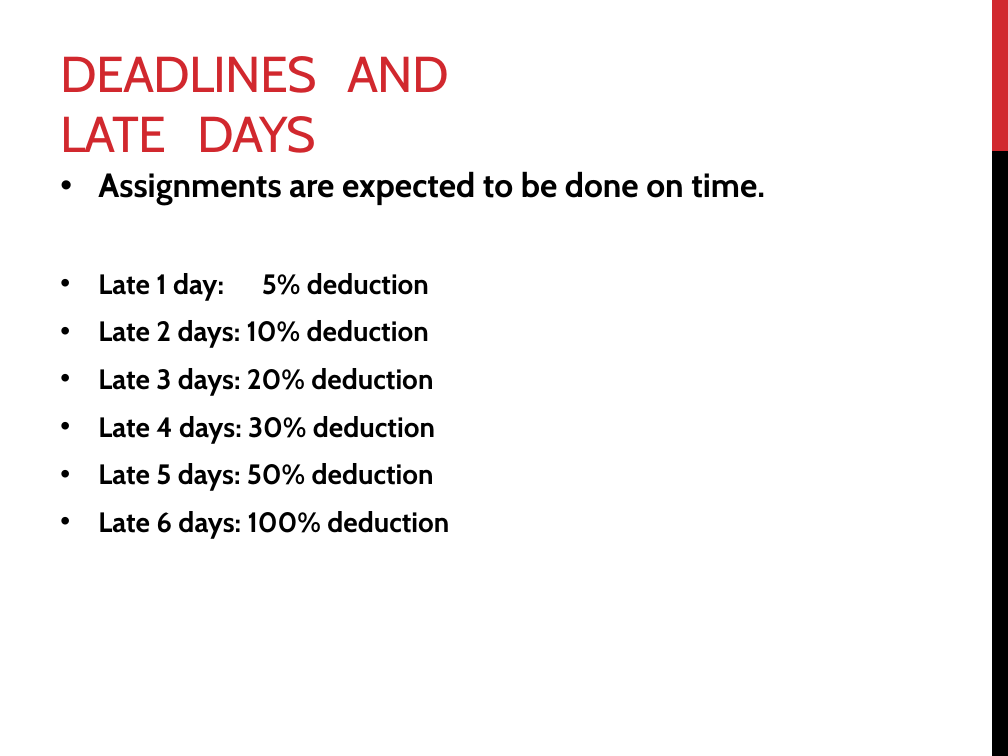
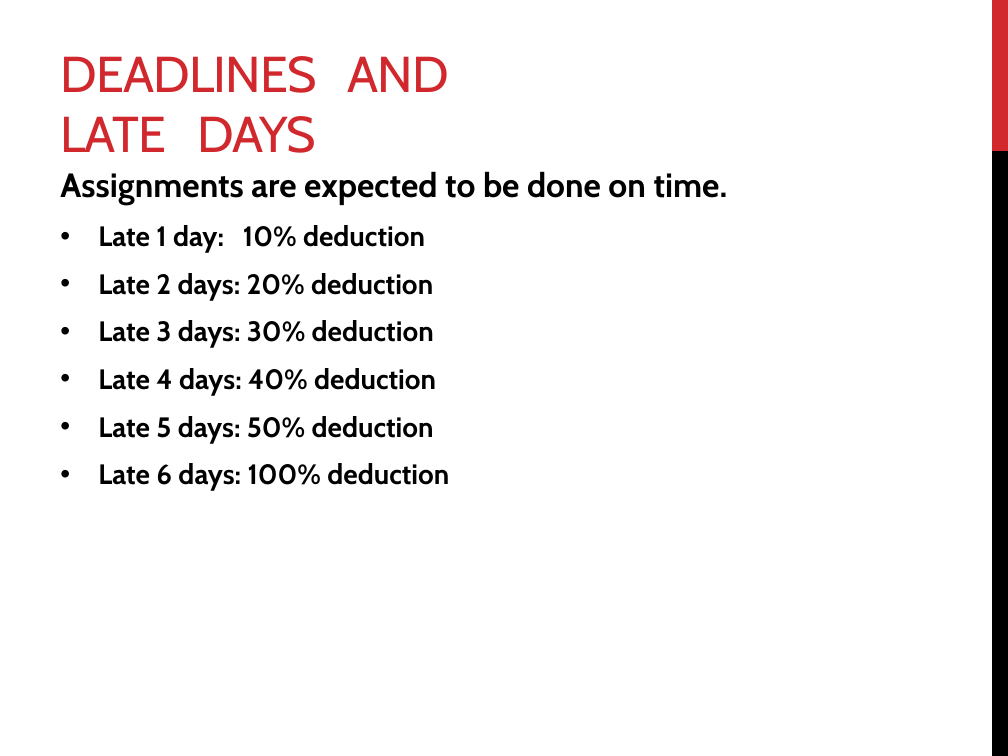
Before and after one commit to mahmoudparsian/data-warehousing, a slide deck: slide 14 of syllabus/week-01-course-outline-and-intro-to-DW/course_outline_and_DW_concepts/01_introduction_to_DW_course.pptx. Drawn at 1008x756 pixels with LibreOffice and Linux fonts; fonts in the diff are those of the drawing. Boxes give left, top, right and bottom in pixels: in the first picture for what was removed or moved away, otherwise in the second. Text is boxed around its words. In the diff, an @@ line names an element or a change of style, - is before the commit and + after.

```diff
--- a/syllabus/week-01-course-outline-and-intro-to-DW/course_outline_and_DW_concepts/01_introduction_to_DW_course.pptx
+++ b/syllabus/week-01-course-outline-and-intro-to-DW/course_outline_and_DW_concepts/01_introduction_to_DW_course.pptx
@@ text at [60,171,728,205]: bullet • to none @@
@@ text at [98,225,436,395]: text changed @@
-• Late 1 day: 5% deduction
-• Late 2 days: 10% deduction
-• Late 3 days: 20% deduction
-• Late 4 days: 30% deduction
+• Late 1 day: 10% deduction
+• Late 2 days: 20% deduction
+• Late 3 days: 30% deduction
+• Late 4 days: 40% deduction
```
Also in this commit, not shown: 5 other slides changed, 2 other files.
